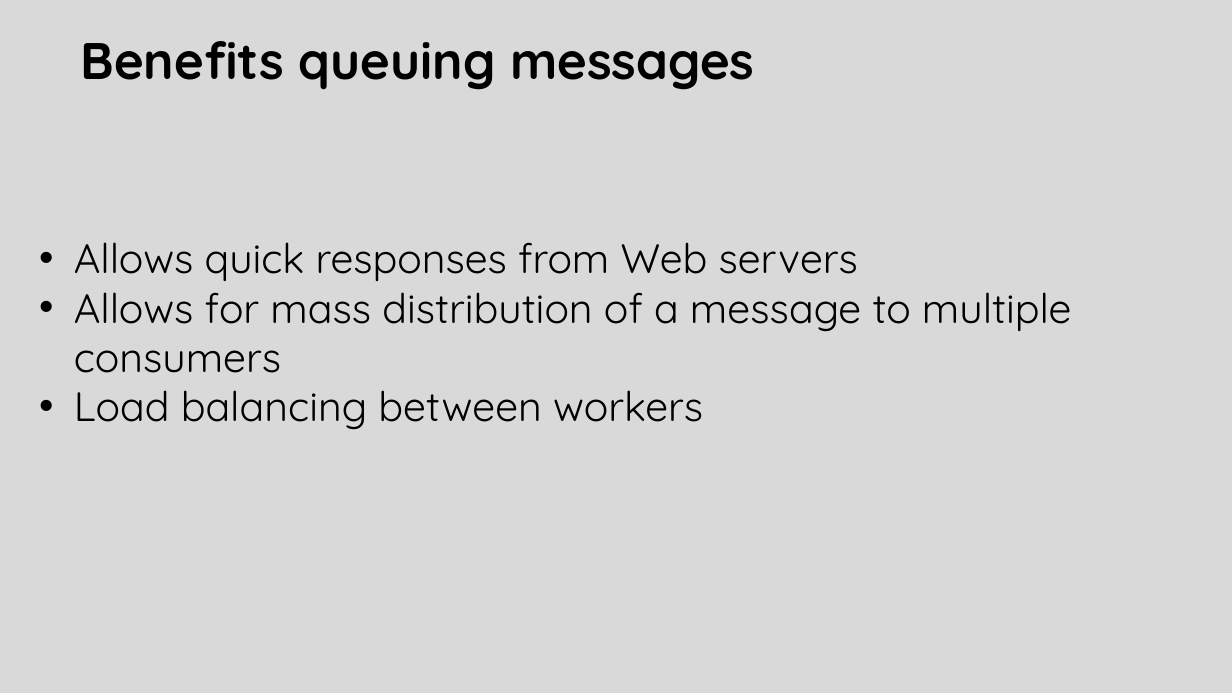
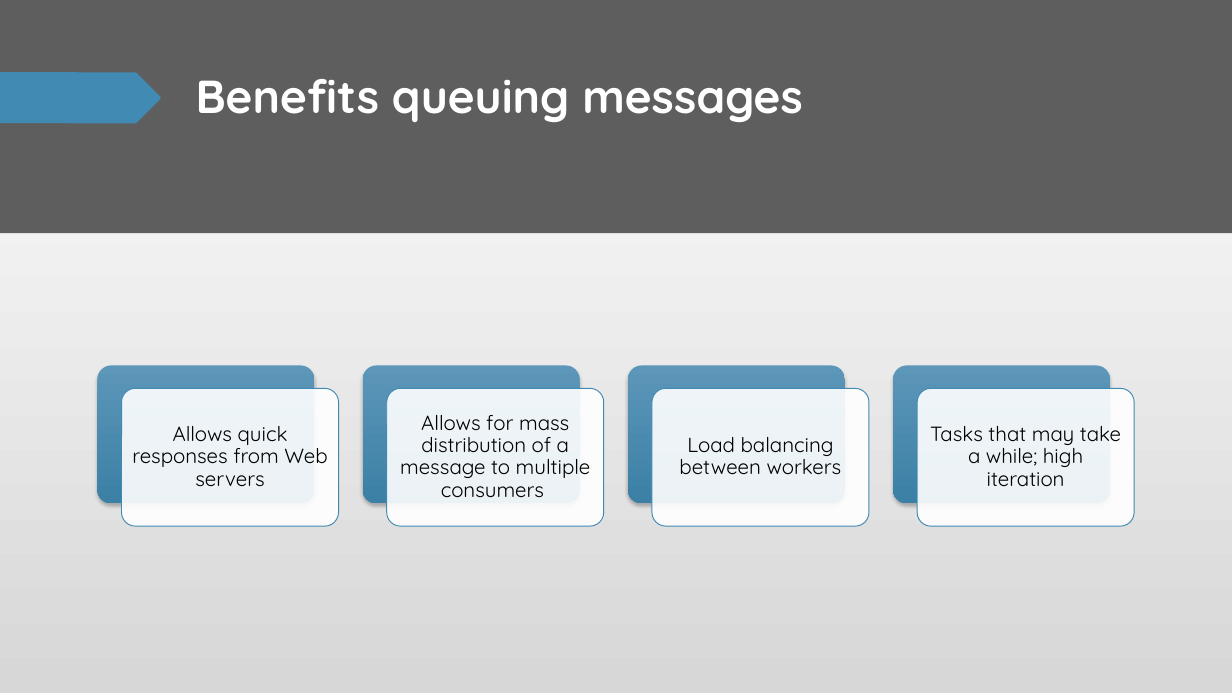
Before and after one commit to calvinmo/NTD2022, a slide deck: slide 11 of Async-Testing-NTD22-V1.pptx (slide 10 before the commit). Drawn at 1232x693 pixels with LibreOffice and Linux fonts; fonts in the diff are those of the drawing. Boxes give left, top, right and bottom in pixels: in the first picture for what was removed or moved away, otherwise in the second. Text is boxed around its words. In the diff, an @@ line names an element or a change of style, - is before the commit and + after.

```diff
--- a/Async-Testing-NTD22-V1.pptx
+++ b/Async-Testing-NTD22-V1.pptx
@@ background #D9D9D9 to gradient #FFFFFF to #D7D7D7 @@
@@ rectangle added at (0, 0, 18, 693), fill #5E5E5E @@
@@ rectangle added at (0, 0, 1232, 693), fill gradient #FFFFFF to #D7D7D7 @@
@@ rectangle added at (0, 0, 1232, 233), fill #5E5E5E @@
@@ freeform shape added at (0, 72, 161, 123), fill #418AB3 @@
@@ title "Benefits queuing messages": place and size @@
-title "Benefits queuing messages" at (81, 41, 755, 90)
+title "Benefits queuing messages" at (196, 79, 802, 122)
@@ title "Benefits queuing messages" at (196, 79, 802, 122): size 40 to 36 pt, text colour #000000 to #FFFFFF @@
@@ group added at (0, 141, 288, 660): 4 freeform shapes @@
@@ text at (74, 242, 858, 281): paragraph removed @@
-• Allows quick responses from Web servers
@@ group added at (3, 0, 240, 667): 6 freeform shapes @@
@@ text at (74, 390, 703, 430): paragraph removed @@
-• Load balancing between workers
@@ text "Allows for mass distribution of ...": place and size @@
-text "Allows for mass distribution of ..." at (74, 242, 1071, 430)
+text "Allows for mass distribution of ..." at (400, 415, 591, 498)
@@ text "Allows for mass distribution of ..." at (400, 415, 591, 498): size 32 to 16 pt; alignment left to centre; bullet • to none; line spacing 1 to 0.9; more space between paragraphs; vertical alignment top to middle @@
@@ group added at (97, 366, 1135, 526): 8 rounded rectangles, 3 texts @@
+Allows quick responses from Web servers
+Load balancing between workers
+Tasks that may take a while; high iteration
```
Also in this commit, not shown: 12 other slides changed, 1 slide removed.
